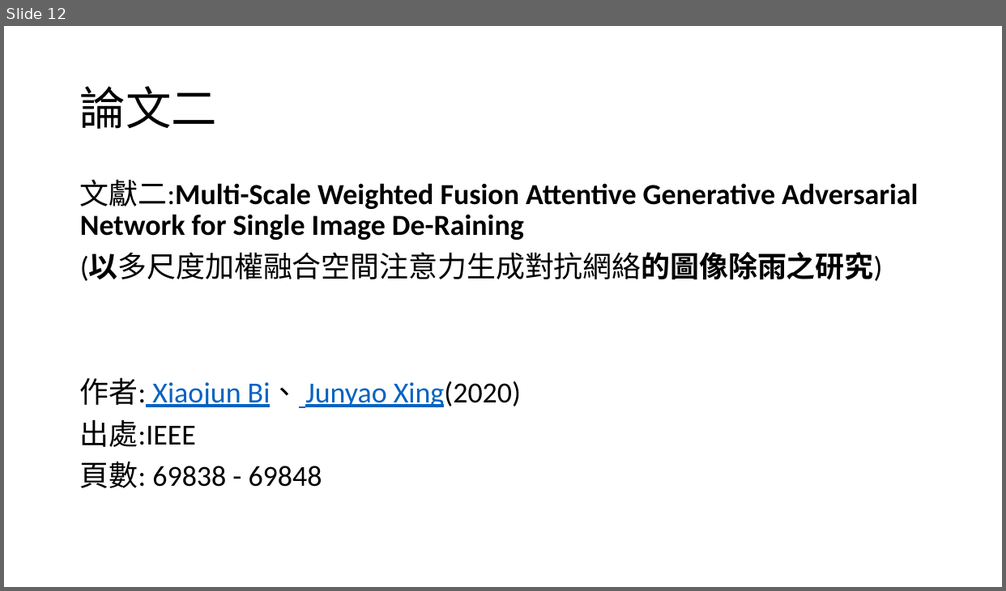
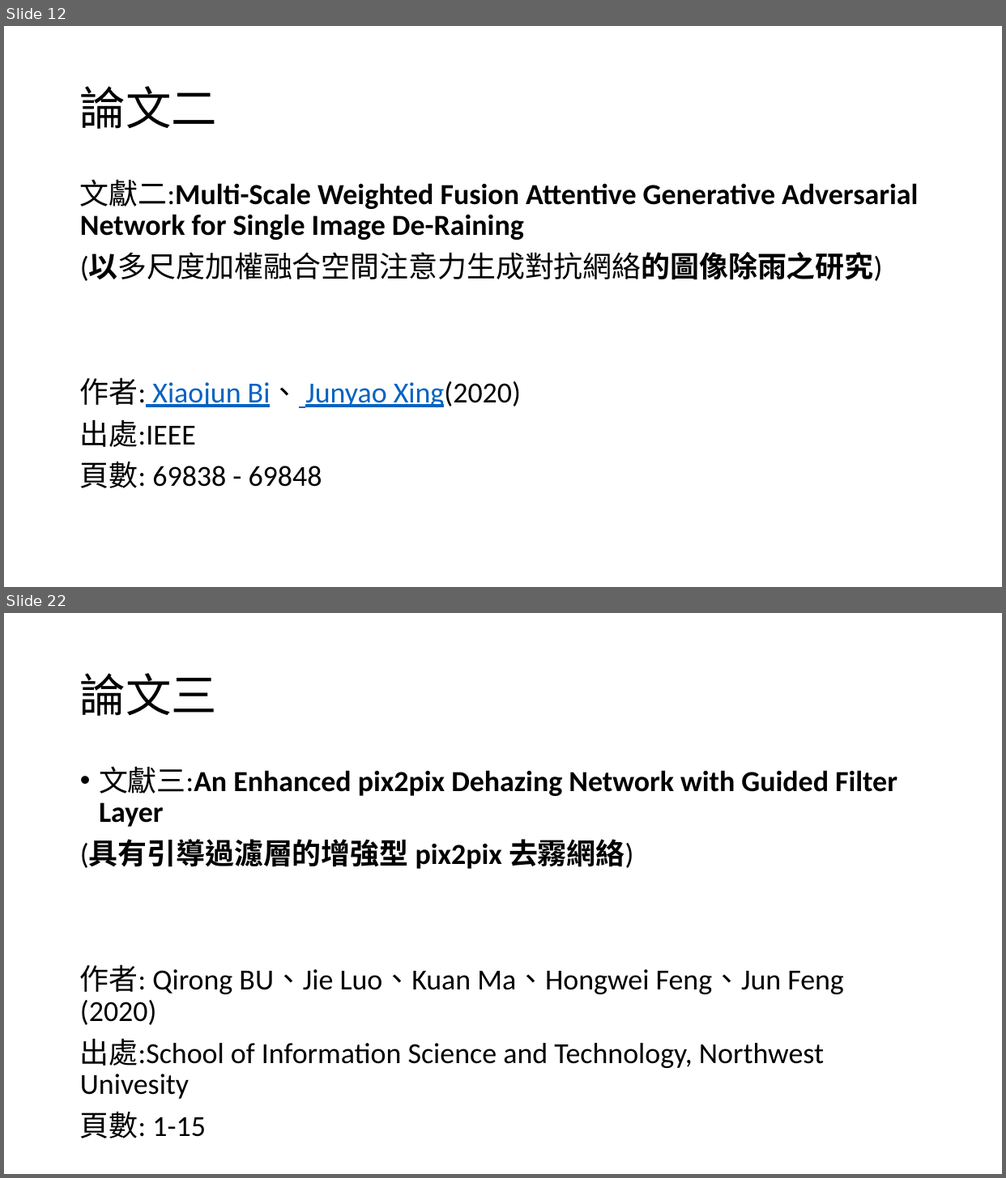
Before and after one commit to 10994015/paper, a slide deck: 論文/論文寫作.pptx. Shown one above the other, each under a label of ours: slide 12 before the commit, slides 12 and 22 after it; the slides between them are not shown. The pictures are 1006x591 and 1006x1178 pixels, drawn with LibreOffice and Linux fonts; fonts in the diff are those of the drawing. Boxes give left, top, right and bottom in pixels: in the first picture for what was removed or moved away, otherwise in the second. Text is boxed around its words. In the diff, an @@ line names an element or a change of style, - is before the commit and + after.

```diff
--- a/論文/論文寫作.pptx
+++ b/論文/論文寫作.pptx
@@ slide 22 added at [4, 613, 1002, 1174], background #FFFFFF @@
@@ title added at [80, 673, 217, 716], 44 pt, text #000000 @@
+論文三
@@ text added at [80, 766, 897, 1099], 28 pt, text #000000 @@
+• 文獻三:An Enhanced pix2pix Dehazing Network with Guided Filter Layer
+(具有引導過濾層的增強型 pix2pix 去霧網絡)
+作者: Qirong BU、Jie Luo、Kuan Ma、Hongwei Feng、Jun Feng (2020)
+出處:School of Information Science and Technology, Northwest Univesity
+頁數: 1-15
```
Also in this commit, not shown: 3 slides changed, 34 other slides added, 1 other file.
